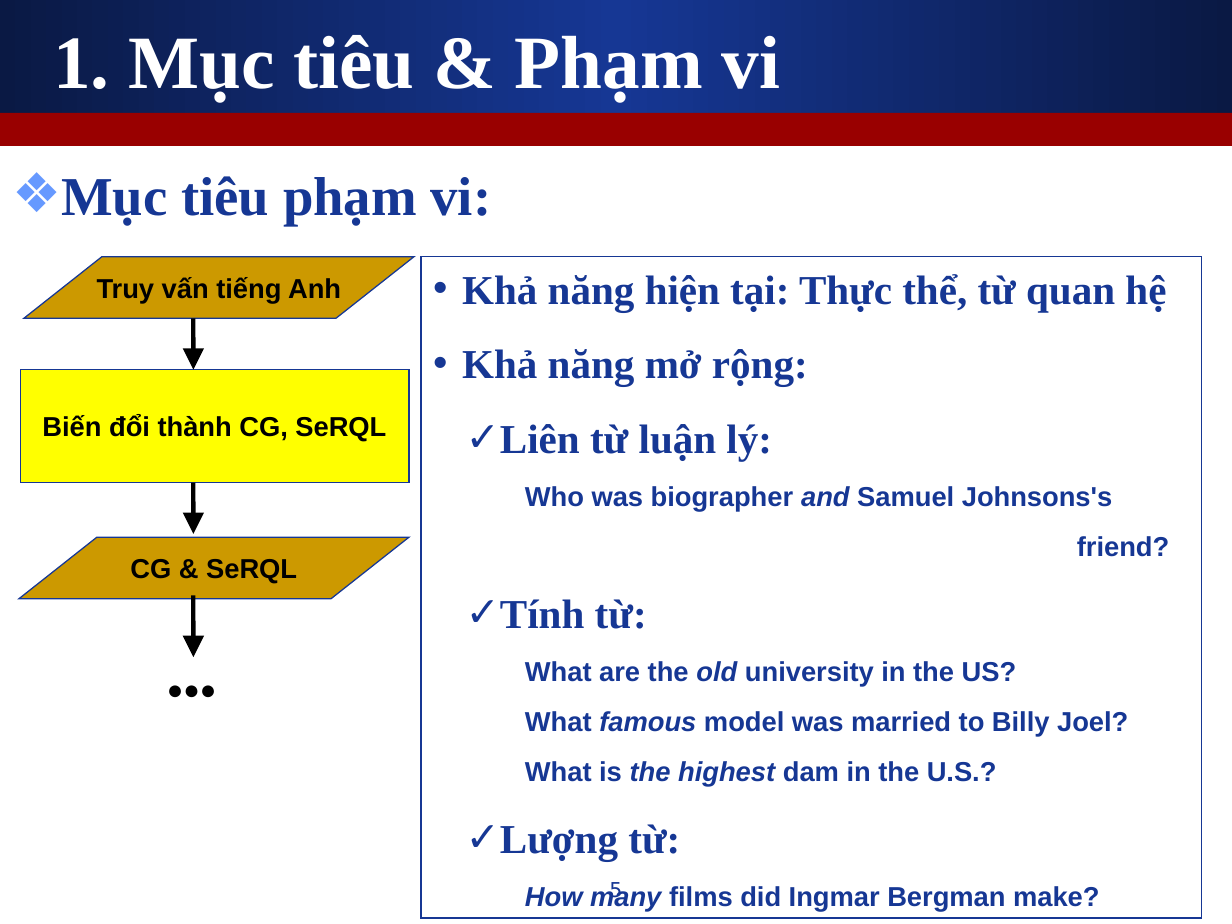
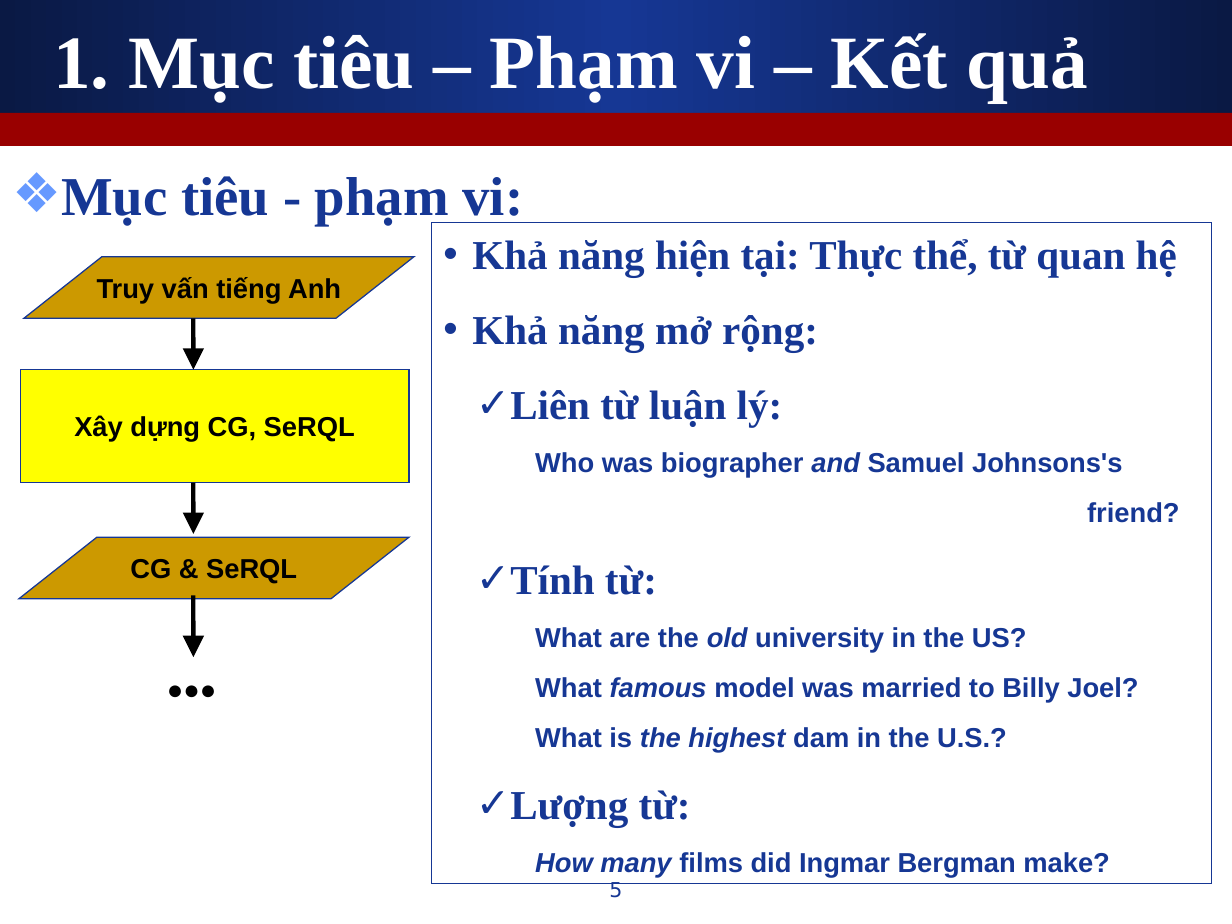
Before and after one commit to leaderwing/kt-kimres, a slide deck: slide 5 of note/[K][Thesis] Presentation.ppt. Drawn at 1232x924 pixels with LibreOffice and Linux fonts; fonts in the diff are those of the drawing. Boxes give left, top, right and bottom in pixels: in the first picture for what was removed or moved away, otherwise in the second. Text is boxed around its words. In the diff, an @@ line names an element or a change of style, - is before the commit and + after.

```diff
--- a/note/[K][Thesis] Presentation.ppt
+++ b/note/[K][Thesis] Presentation.ppt
@@ title at [53, 33, 1087, 103]: text changed @@
-1. Mục tiêu & Phạm vi
+1. Mục tiêu – Phạm vi – Kết quả
@@ text at [61, 176, 524, 225]: text changed @@
-❖ Mục tiêu phạm vi:
+❖ Mục tiêu - phạm vi:
@@ rectangle "Khả năng hiện tại: Thực ...": place and size @@
-rectangle "Khả năng hiện tại: Thực ..." at [421, 256, 1201, 918]
+rectangle "Khả năng hiện tại: Thực ..." at [431, 223, 1211, 885]
@@ text in rectangle at [74, 415, 355, 442]: text changed @@
-Biến đổi thành CG, SeRQL
+Xây dựng CG, SeRQL
```
Also in this commit, not shown: 13 other slides changed, 2 slides added, 2 slides removed.
